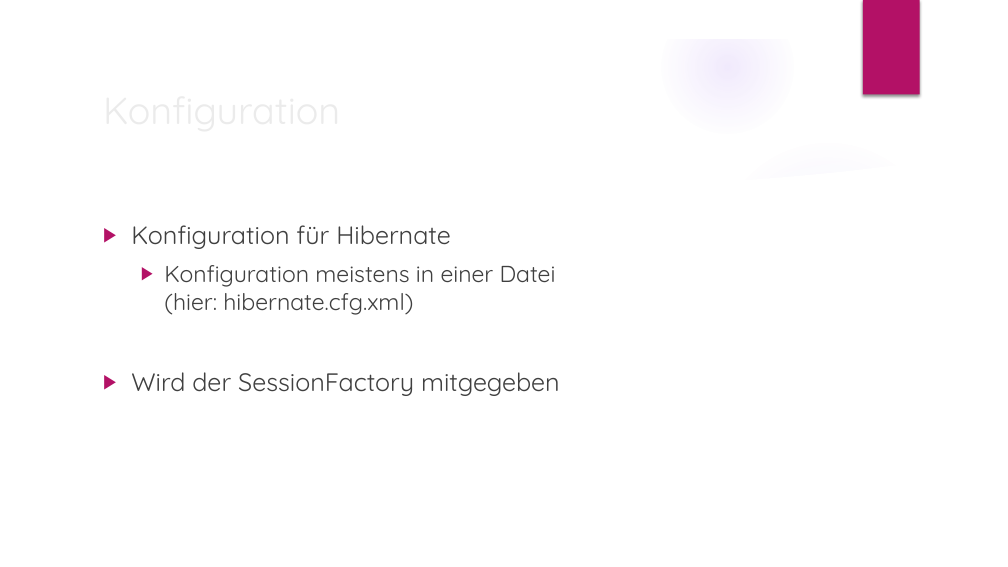
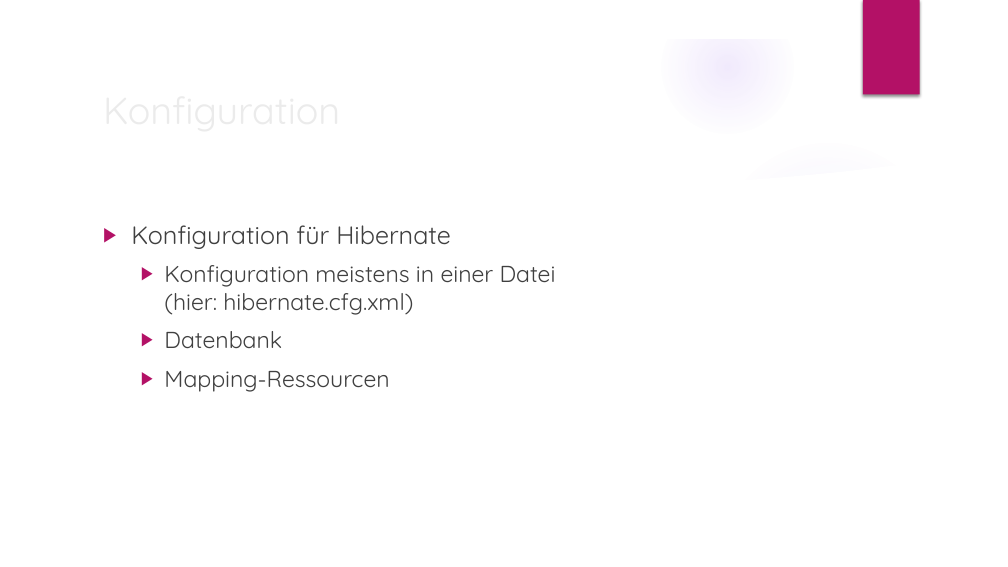
Before and after one commit to JannikAdam97/hibernate_eportfolio, a slide deck: slide 9 of hib.pptx (slide 10 before the commit). Drawn at 1008x567 pixels with LibreOffice and Linux fonts; fonts in the diff are those of the drawing; background and template pictures are left out. Boxes give left, top, right and bottom in pixels: in the first picture for what was removed or moved away, otherwise in the second. Text is boxed around its words. In the diff, an @@ line names an element or a change of style, - is before the commit and + after.

```diff
--- a/hib.pptx
+++ b/hib.pptx
@@ text at box(164, 331, 389, 392): text changed; size 24 to 22 pt @@
-▶ Wird der SessionFactory mitgegeben
+  ▶ Datenbank
+  ▶ Mapping-Ressourcen
```
Also in this commit, not shown: 2 other slides changed, 2 slides removed, 1 other file.
